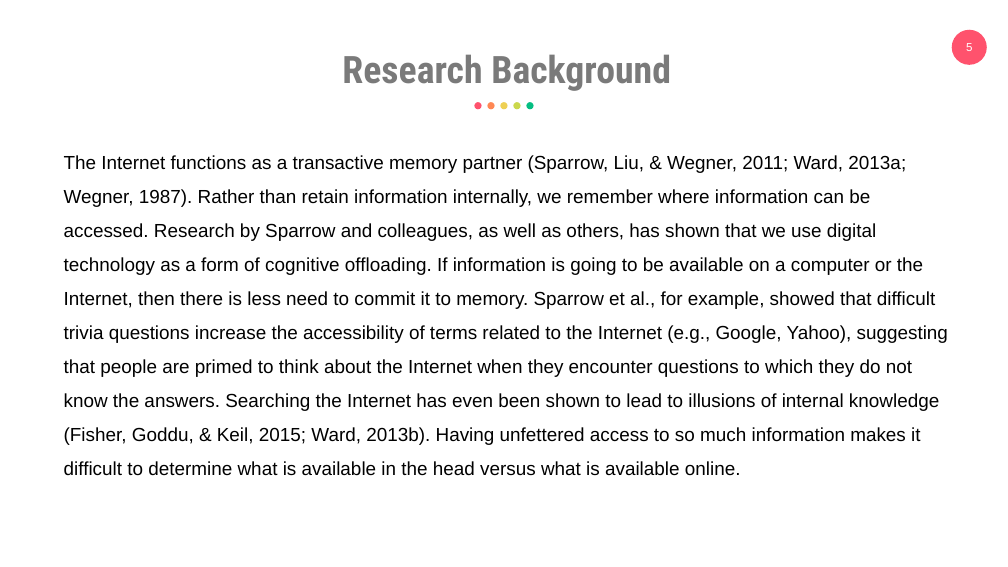
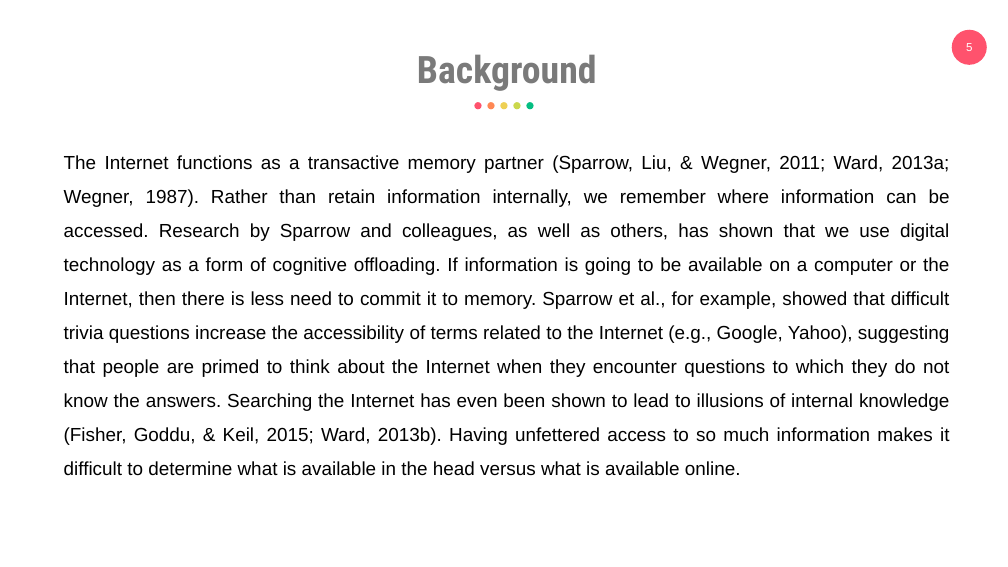
Before and after one commit to eemintz/ResearchML, a slide deck: slide 5 of PresentationEliyahuMintz.pptx. Drawn at 1008x567 pixels with LibreOffice and Linux fonts; fonts in the diff are those of the drawing. Boxes give left, top, right and bottom in pixels: in the first picture for what was removed or moved away, otherwise in the second. Text is boxed around its words. In the diff, an @@ line names an element or a change of style, - is before the commit and + after.

```diff
--- a/PresentationEliyahuMintz.pptx
+++ b/PresentationEliyahuMintz.pptx
@@ text at [417,54,597,91]: text changed @@
-Research Background
+Background
@@ text "The Internet functions as a ..." at [64,155,950,476]: alignment left to justified @@
```
Also in this commit, not shown: 9 other slides changed, 7 slides added, 8 slides removed.
